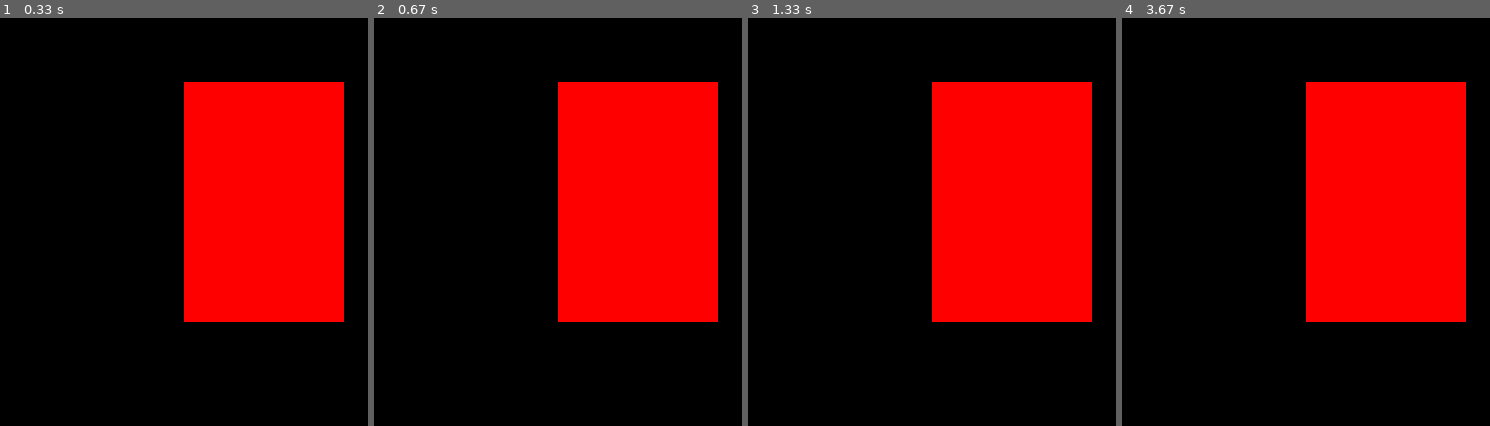
Above: before the commit, frames 1-4 (left to right).
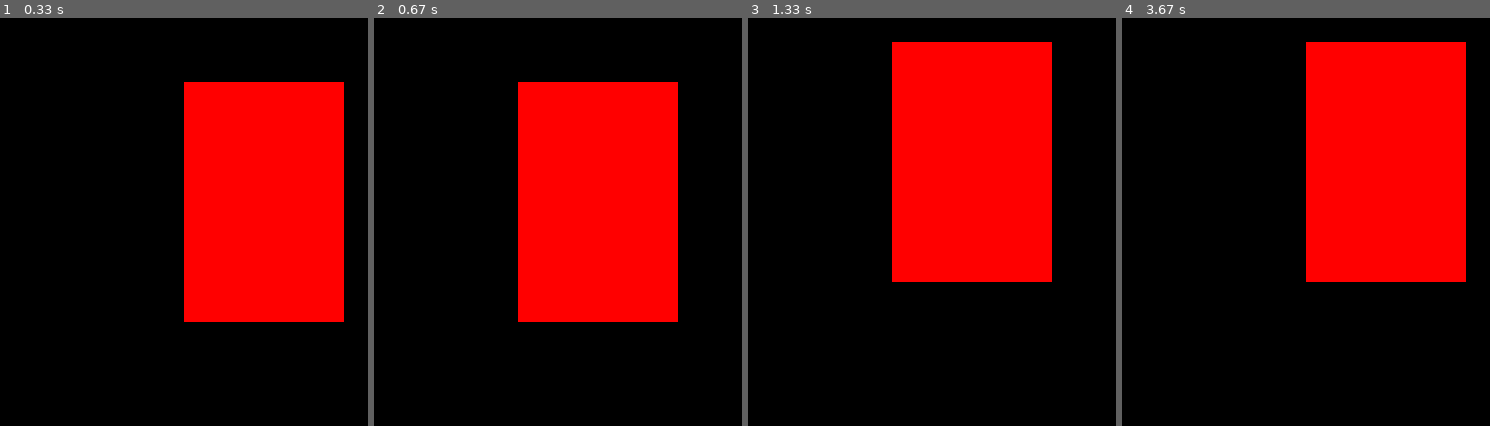
Above: after the commit, the same moments.

Repository: krydderen/Mecanum-Robot
Game: pygame game, started from Python/Wheel-Test/main.py
Two runs of this game, one before a commit and one after it. Both use one fixed random seed, a clock stepped at 60 frames per second and the inputs below.
Inputs:
- Up to frame 1 (0.33 s): no input
- Up to frame 2 (0.67 s): tap A at 0.33 s
- Up to frame 3 (1.33 s): tap W at 0.67 s; tap D at 1.07 s
- Up to frame 4 (3.67 s): tap S at 1.43 s; tap E at 1.87 s; tap Q at 2.23 s; tap W at 3.13 s

Frame 1 is identical in both runs. In frame 2, 13% of the frame differs, in the area x 39-94%, y 15-75%; in frame 3, 19%, in the area x 39-94%, y 5-75%; in frame 4, 8.5%.

Commit message:
Variable speed + more responsive control of robot

Diff:
--- a/Python/Wheel-Test/main.py
+++ b/Python/Wheel-Test/main.py
@@ -1,5 +1,6 @@
 from motorcontroller import *
 import pygame
+import logging
 pygame.init()
 
 
@@ -29,30 +30,17 @@
     move = False
 
 
-    if (keys[pygame.K_w] and keys[pygame.K_d])   or (keys[pygame.K_UP] and keys[pygame.K_RIGHT]):
-        print('wd')
-        move = True; y -= vel; x += vel
-        motor_controller.wddiagonal(drivetime = drive_time, inputspeed = drive_speed)
-    elif (keys[pygame.K_w] and keys[pygame.K_a]) or (keys[pygame.K_UP] and keys[pygame.K_LEFT]):
-        print('wa')
-        move = True; y -= vel; x -= vel
-        motor_controller.wadiagonal(drivetime = drive_time, inputspeed = drive_speed)
-    elif (keys[pygame.K_s] and keys[pygame.K_d]) or (keys[pygame.K_DOWN] and keys[pygame.K_RIGHT]):
-        print('sd')
-        move = True; y += vel; x = vel
-        motor_controller.sddiagonal(drivetime = drive_time, inputspeed = drive_speed)
-    elif (keys[pygame.K_s] and keys[pygame.K_a]) or (keys[pygame.K_DOWN] and keys[pygame.K_LEFT]):
-        print('sa')
-        move = True; y += vel; x -= vel
-        motor_controller.sadiagonal(drivetime = drive_time, inputspeed = drive_speed)
-
     # Change motorspeed of the robot.
+    speed_premap = 0
     if keys[pygame.K_t]:
-        speed_premap = int(input("set speed from 0 to 100: "))
-        if not type(speed_premap) is int:
-            raise TypeError("Please only use integers for speed setting ")
-        elif (speed_premap < 0) or (speed_premap > 100):
-            raise ValueError("Speedrange is from 0 to 100: ")
+        try:
+            speed_premap = (input("set speed from 0 to 100: "))
+            if not type(speed_premap) is int:
+                raise TypeError("Please only use integers for speed setting ")
+            elif (speed_premap < 0) or (speed_premap > 100):
+                raise ValueError("Speedrange is from 0 to 100: ")
+        except Exception as e:
+                print("Error occured ", e)
         motor_controller.speed_change(speed_premap)
 
         """ if drive_speed == 'LOW':
@@ -63,35 +51,50 @@
             print('Drive speed is now LOW')
         """
 
-    if event.type == pygame.KEYDOWN and move != True:
-        if event.key == pygame.K_UP or event.key == ord('w'):
-            print('up')
-            move = True
-            y -= vel
-            motor_controller.forward(drivetime = drive_time, inputspeed = drive_speed)
-        elif event.key == pygame.K_DOWN or event.key == ord('s'):
-            print('down')
-            move = True
-            y += vel
-            motor_controller.backward(drivetime = drive_time, inputspeed = drive_speed)
-        elif event.key == pygame.K_LEFT or event.key == ord('a'):
-            print('left')
-            move = True
-            x -= vel
-            motor_controller.left(drivetime = drive_time, inputspeed = drive_speed)
-        elif event.key == pygame.K_RIGHT or event.key == ord('d'):
-            print('right')
-            move = True
-            x += vel
-            motor_controller.right(drivetime = drive_time, inputspeed = drive_speed)
-        elif event.key == ord('q'):
-            print('counterclockwise')
-            move = True
-            motor_controller.rotate(direction = 'COUNTER_CLOCKWISE',drivetime = drive_time, inputspeed = drive_speed)
-        elif event.key == ord('e'):
-            print('clockwise')
-            move = True
-            motor_controller.rotate(direction = 'CLOCKWISE',drivetime = drive_time, inputspeed = drive_speed)
+    if (keys[pygame.K_w] and keys[pygame.K_d])   or (keys[pygame.K_UP] and keys[pygame.K_RIGHT]):
+        logging.debug('wd')
+        move = True; y -= vel; x += vel
+        motor_controller.wddiagonal(drivetime = drive_time, inputspeed = drive_speed)
+    elif (keys[pygame.K_w] and keys[pygame.K_a]) or (keys[pygame.K_UP] and keys[pygame.K_LEFT]):
+        logging.debug('wa')
+        move = True; y -= vel; x -= vel
+        motor_controller.wadiagonal(drivetime = drive_time, inputspeed = drive_speed)
+    elif (keys[pygame.K_s] and keys[pygame.K_d]) or (keys[pygame.K_DOWN] and keys[pygame.K_RIGHT]):
+        logging.debug('sd')
+        move = True; y += vel; x += vel
+        motor_controller.sddiagonal(drivetime = drive_time, inputspeed = drive_speed)
+    elif (keys[pygame.K_s] and keys[pygame.K_a]) or (keys[pygame.K_DOWN] and keys[pygame.K_LEFT]):
+        logging.debug('sa')
+        move = True; y += vel; x -= vel
+        motor_controller.sadiagonal(drivetime = drive_time, inputspeed = drive_speed)
+    elif keys[pygame.K_w] or keys[pygame.K_UP]:
+        logging.debug('up')
+        move = True
+        y -= vel
+        motor_controller.forward(drivetime = drive_time, inputspeed = drive_speed)
+    elif keys[pygame.K_s] or keys[pygame.K_DOWN]:
+        logging.debug('down')
+        move = True
+        y += vel
+        motor_controller.backward(drivetime = drive_time, inputspeed = drive_speed)
+    elif keys[pygame.K_a] or keys[pygame.K_LEFT]:
+        logging.debug('left')
+        move = True
+        x -= vel
+        motor_controller.left(drivetime = drive_time, inputspeed = drive_speed)
+    elif keys[pygame.K_d] or keys[pygame.K_RIGHT]:
+        logging.debug('right')
+        move = True
+        x += vel
+        motor_controller.right(drivetime = drive_time, inputspeed = drive_speed)
+    elif keys[pygame.K_q]:
+        logging.debug('counterclockwise')
+        move = True
+        motor_controller.rotate(direction = 'COUNTER_CLOCKWISE',drivetime = drive_time, inputspeed = drive_speed)
+    elif keys[pygame.K_e]:
+        logging.debug('clockwise')
+        move = True
+        motor_controller.rotate(direction = 'CLOCKWISE',drivetime = drive_time, inputspeed = drive_speed)
 
     if move == False:
         motor_controller.stop()
--- a/Python/Wheel-Test/motorcontroller.py
+++ b/Python/Wheel-Test/motorcontroller.py
@@ -1,6 +1,7 @@
 from serial import Serial
 from time import sleep
 import RPi.GPIO as GPIO
+import math
 
 class MotorController:
 
@@ -27,19 +28,20 @@
         GPIO.setmode(GPIO.BCM)
         GPIO.setup(slave_select_pins, GPIO.OUT, initial=GPIO.LOW)
 
-    def speed_change(self, newspeed, ):
+    def speed_change(self, newspeed):
         claw_forward = [65, 127, 193, 255] #min, max values for channel 1. min, max for channel 2
         claw_reverse = [63, 1, 193, 128]
         claw_range = 62
         minmax = [0,100]
         minmax_range = minmax[1]-minmax[0]
-        __FORWARD_SPEED = [floor((((newspeed)*claw_range)/100)-claw_forward[0]),
-                           floor((((newspeed)*claw_range)/100)-claw_forward[2])]
-        __REVERSE_SPEED = [floor((((newspeed)*claw_range)/100)-claw_reverse[1]),
-                           floor((((newspeed)*claw_range)/100)-claw_reverse[3])]
-
+        self.__FORWARD_SPEED = [(((newspeed)*claw_range)/100)+claw_forward[0],
+                                (((newspeed)*claw_range)/100)+claw_forward[2]]
+        self.__REVERSE_SPEED = [(((newspeed)*claw_range)/100)+claw_reverse[1],
+                                (((newspeed)*claw_range)/100)+claw_reverse[3]]
 
     def left(self, drivetime, inputspeed):
+        self.__FORWARD_SPEED
+
         self.fspeed = 0
         self.rspeed = 0
 
@@ -67,6 +69,8 @@
         GPIO.output(24, GPIO.LOW)
 
         sleep(drivetime)
+
+        print(self.__FORWARD_SPEED)
 
     def right(self, drivetime, inputspeed):
         self.fspeed = 0
Not shown, changed: Python/Wheel-Test/motorcontroller.pyc
